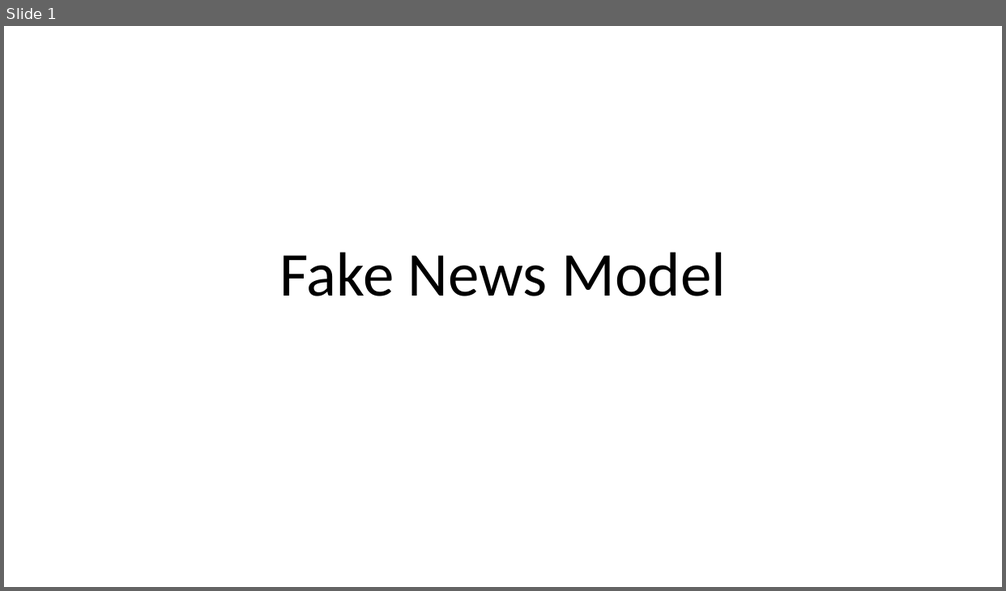
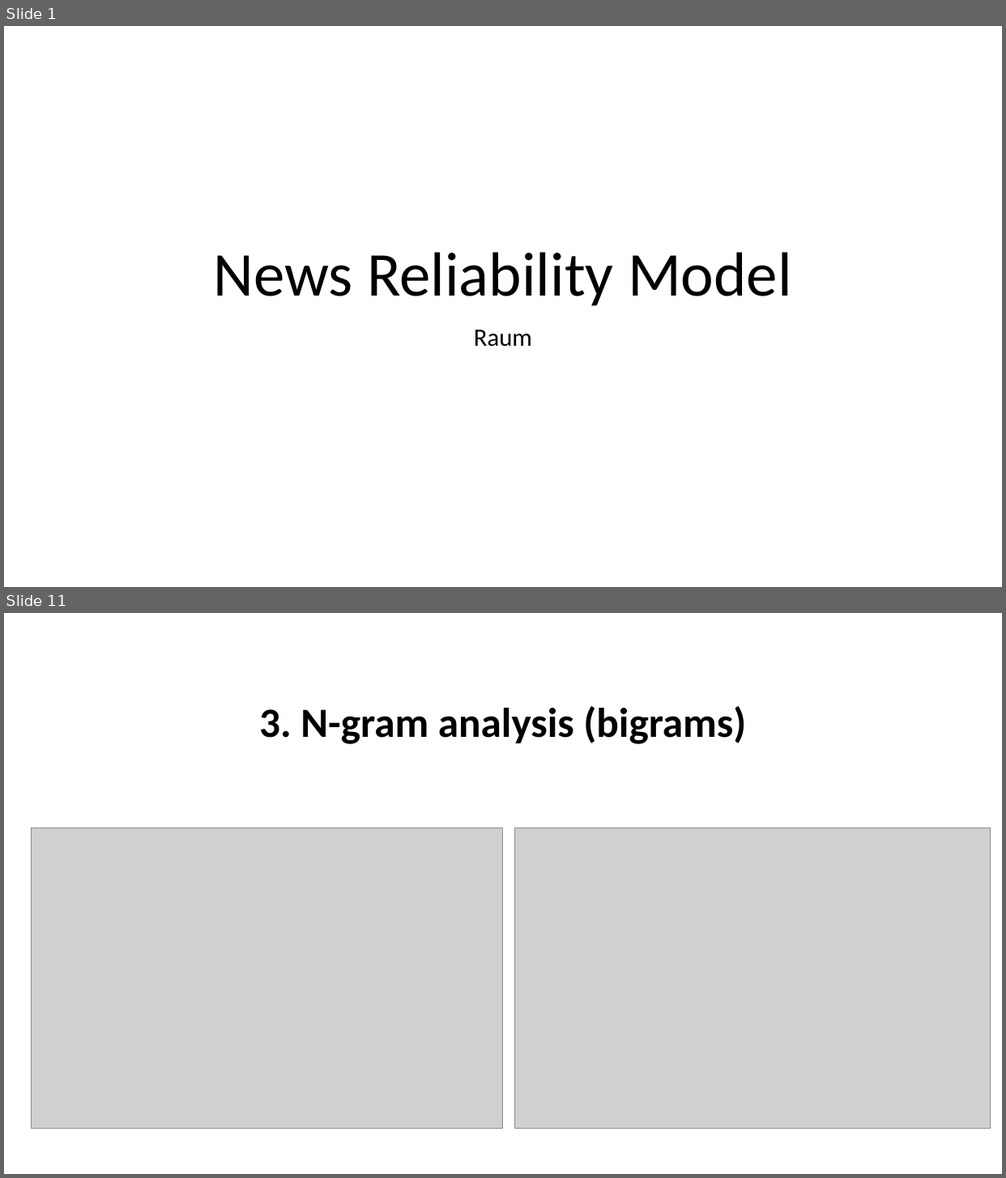
Before and after one commit to raum30/fake-news, a slide deck: presentation.pptx. Shown one above the other, each under a label of ours: slide 1 before the commit, slides 1 and 11 after it; the slides between them are not shown. The pictures are 1006x591 and 1006x1178 pixels, drawn with LibreOffice and Linux fonts; fonts in the diff are those of the drawing; grey boxes stand for pictures. Boxes give left, top, right and bottom in pixels: in the first picture for what was removed or moved away, otherwise in the second. Text is boxed around its words. In the diff, an @@ line names an element or a change of style, - is before the commit and + after.

```diff
--- a/presentation.pptx
+++ b/presentation.pptx
@@ slide 11 added at <box>4,613,1002,1174</box>, background #FFFFFF @@
@@ title added at <box>259,706,746,744</box>, 40 pt, text #000000, bold @@
+3. N-gram analysis (bigrams)
@@ picture added at <box>32,828,503,1129</box> @@
@@ picture added at <box>514,828,990,1129</box> @@
@@ slide 1 changed as well @@
@@ title at <box>213,252,792,306</box>: text changed @@
-Fake News Model
+News Reliability Model
@@ subtitle added at <box>474,330,532,347</box>, 24 pt, text #000000 @@
+Raum
```
Also in this commit, not shown: 23 other slides added, 1 slide removed, 1 other file.
